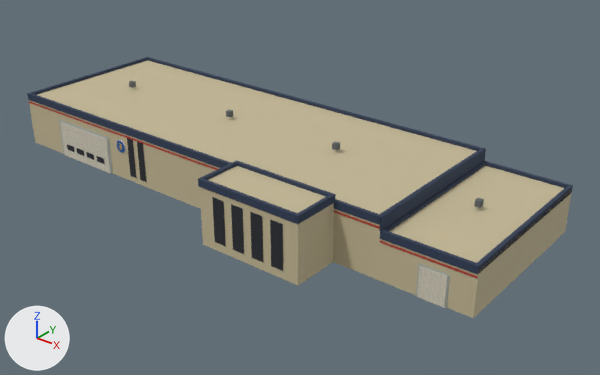
An edit to the glTF model airport-cyxd/PackageSources/modelLib/cyxd_hangar3/cyxd_hangar3.gltf, drawn before and after from the same camera.
Both versions are drawn from a 50 mm camera at (74.2, -85.7, 53.9) aimed at (6.2, -0.7, 1.2). The lights are fixed; the arrows at lower left show +X, +Y and +Z. The picture after the commit comes second. Vertices at exactly the same position are counted once.

Before the edit, the objects in view are built like this:
```python
me_cyxd_hangar3 = bpy.data.meshes.new('cyxd_hangar3')
me_cyxd_hangar3.from_pydata(...)  # 392 vertices, 488 faces; spans x -40.9..40.8, y -20.0..12.9, z 0.0..9.6
# faces by material slot: [440, 16, 8, 24]
me_cyxd_hangar3.materials.append(mat_cyxd_flat)  # picture img_cyxd_palette_png
me_cyxd_hangar3.materials.append(mat_cyxd_siding)  # picture img_cyxd_siding_png
me_cyxd_hangar3.materials.append(mat_cyxd_shingle_red)  # picture img_cyxd_shingle_red_png
me_cyxd_hangar3.materials.append(mat_cyxd_ribbed)  # picture img_cyxd_ribbed_png
ob_cyxd_hangar3 = bpy.data.objects.new('cyxd_hangar3', me_cyxd_hangar3)
ob_cyxd_hangar3.location = (0.0, 0.0, 0.0)
```
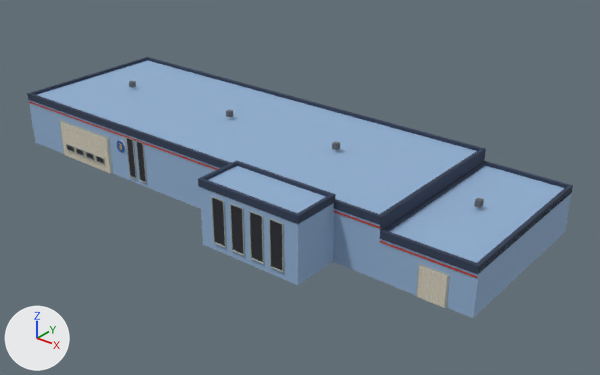
Location of each change, (x1, y1, x2, y2) in pixels of the pictures (600 x 375 px):
```json
{"part": 1, "of": "me_cyxd_hangar3", "change": "added", "after": [66, 137, 147, 182]}
{"part": 2, "of": "me_cyxd_hangar3", "change": "added", "after": [211, 196, 284, 271]}
{"part": 3, "of": "me_cyxd_hangar3", "change": "surface changed", "before": [28, 58, 572, 318], "after": [28, 58, 572, 318], "on screen": "beige to blue"}
```

The change, as JSON lines over the scene's bpy script:
```json
{"block": "me_cyxd_hangar3", "where": "# used by ob_cyxd_hangar3; location = (0.0, 0.0, 0.0)"}
{"op": "remove", "block": "me_cyxd_hangar3", "code": "me_cyxd_hangar3.from_pydata(...)  # 392 vertices, 488 faces; spans x -40.9..40.8, y -20.0..12.9, z 0.0..9.6"}
{"op": "add", "block": "me_cyxd_hangar3", "code": "me_cyxd_hangar3.from_pydata(...)  # 924 vertices, 1248 faces; spans x -40.9..40.8, y -20.1..13.1, z 0.0..9.6"}
{"block": "me_cyxd_hangar3", "change": "me_cyxd_hangar3 part 1: 120 vertices added at x -31.6..-13.1, y -13.2..-12.9, z 0.9..7.2"}
{"block": "me_cyxd_hangar3", "change": "me_cyxd_hangar3 part 2: 80 vertices added at x 7.5..19.0, y -20.0..-19.9, z 1.2..7.7"}
{"block": "me_cyxd_hangar3", "change": "me_cyxd_hangar3 part 3: 236 kept faces spanning x -40.8..40.8, y -20.0..12.9, z 0.0..9.6 get new texture (UV) coordinates"}
{"block": "me_cyxd_hangar3", "change": "other edits to the shape of me_cyxd_hangar3 do not show in these pictures"}
```
